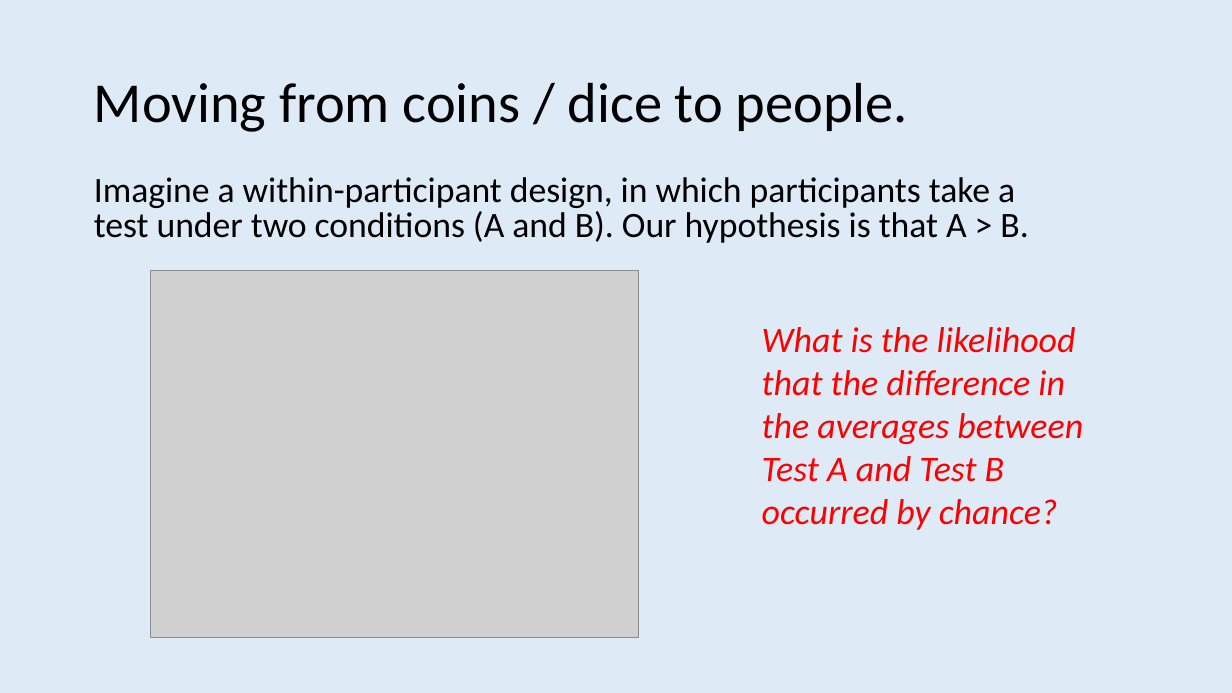
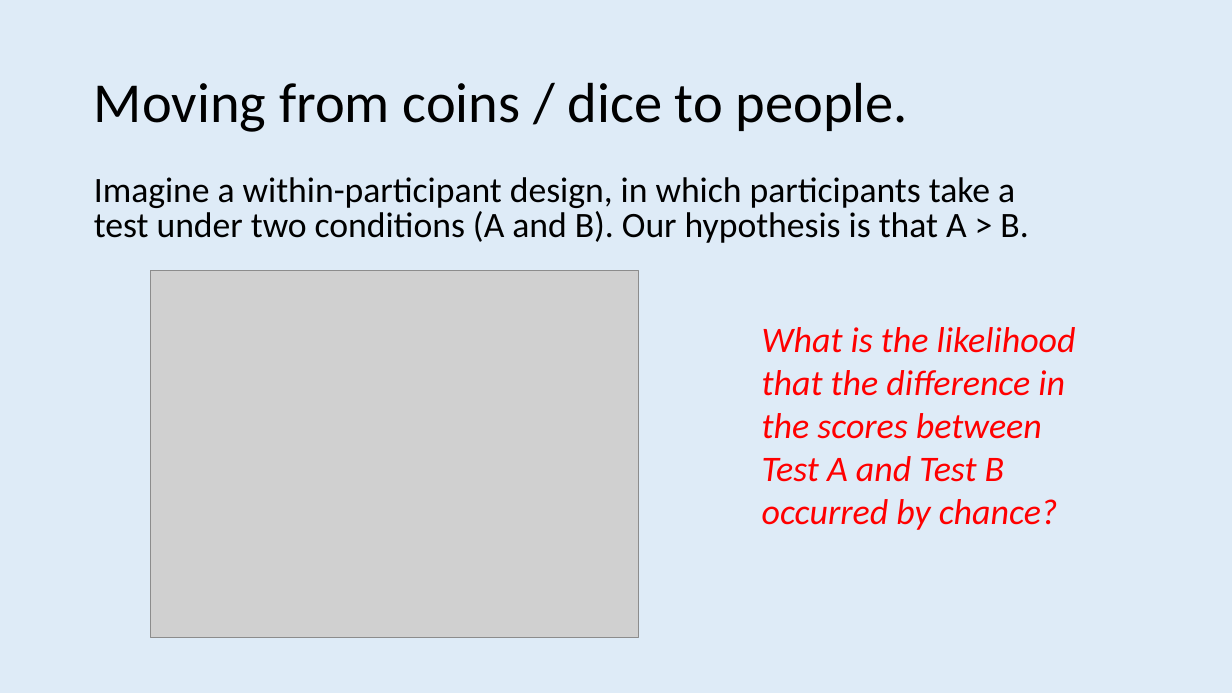
Before and after one commit to ajwills72/rmhealth-found, a slide deck: slide 47 of docs/statistical_inference.pptx (slide 26 before the commit). Drawn at 1232x693 pixels with LibreOffice and Linux fonts; fonts in the diff are those of the drawing; grey boxes stand for pictures. Boxes give left, top, right and bottom in pixels: in the first picture for what was removed or moved away, otherwise in the second. Text is boxed around its words. In the diff, an @@ line names an element or a change of style, - is before the commit and + after.

```diff
--- a/docs/statistical_inference.pptx
+++ b/docs/statistical_inference.pptx
@@ text at (762,327,1076,530): text changed @@
-What is the likelihood that the difference in the averages between Test A and Test B occurred by chance?
+What is the likelihood that the difference in the scores between Test A and Test B occurred by chance?
```
Also in this commit, not shown: 6 other slides changed, 23 slides added, 13 slides removed, 4 other files.
